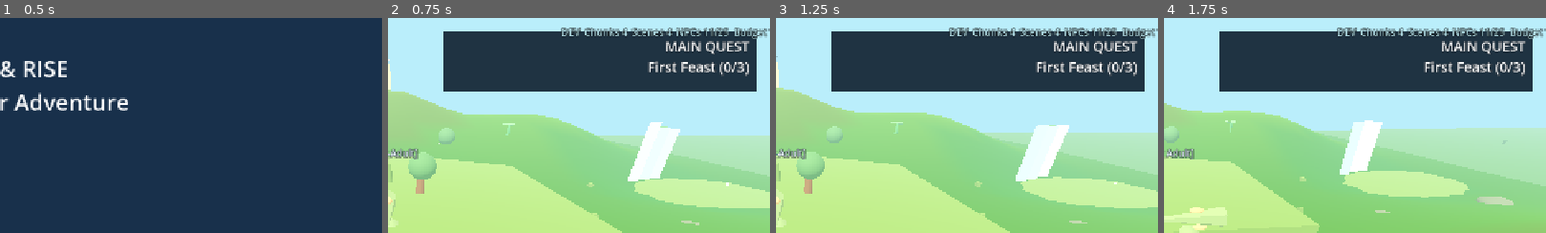
Above: before the commit, frames 1-4 (left to right).
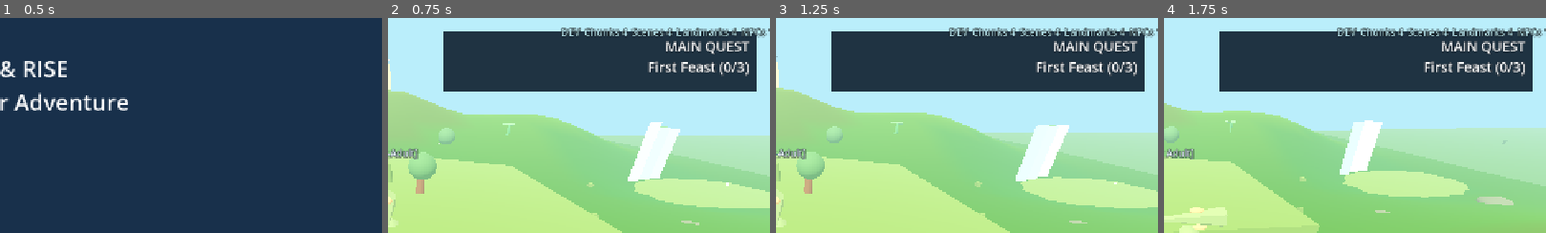
Above: after the commit, the same moments.

Repository: mschalle/Dino-Game
Game: Godot game, scene res://Main.tscn
Two runs of this game, one before a commit and one after it. Both use one fixed random seed, a clock stepped at 60 frames per second and the inputs below.
Inputs (mouse positions are % of the whole screen's width and height, from its top left):
- Up to frame 1 (0.5 s): no input
- Up to frame 2 (0.75 s): click "Play Adventure" at 0.5 s
- Up to frame 3 (1.25 s): no input
- Up to frame 4 (1.75 s): tap Enter (ui_accept) at 1.25, 1.52 s; move the mouse to (72, 45) at 1.27 s; hold D (move_right) from 1.28 s (still down); tap Space (dash) at 1.35 s; click (72, 45) at 1.42 s
The pictures show only the part of the screen within x 50-100%, y 0-50%; the shares and areas given below are measured in that part.

Frame 1 is identical in both runs. In frame 2, 0.6% of the frame differs, in the area x 76-100%, y 4-10%; in frame 3, 0.6%; in frame 4, 0.6%.

Commit message:
Report loaded landmarks in diagnostics

Diff:
--- a/game_hud.gd
+++ b/game_hud.gd
@@ -119,7 +119,7 @@
 	var npc_count := int(metrics.get("npc_count", 0))
 	var average_frame_ms := _average_frame_ms()
 	var performance_warning := "  SLOW" if average_frame_ms > 20.0 else ""
-	diagnostics_label.text = "DEV  Chunks %d  Scenes %d  NPCs %d/25  Budget %.0f%%  %.1fms%s" % [int(metrics.get("active_chunks", 0)), int(metrics.get("loaded_chunk_scenes", 0)), npc_count, float(metrics.get("p …(77 unchanged characters)…
+	diagnostics_label.text = "DEV  Chunks %d  Scenes %d  Landmarks %d  NPCs %d/25  Budget %.0f%%  %.1fms%s" % [int(metrics.get("active_chunks", 0)), int(metrics.get("loaded_chunk_scenes", 0)), int(metrics.get("loaded_landmarks", 0)), npc_count, float(metrics.get("p …(77 unchanged characters)…
 	diagnostics_label.modulate = Color("#ffcf70") if npc_count >= 20 or average_frame_ms > 20.0 else Color("#b8e6ef")
 
 func record_frame_time(delta: float) -> void:
--- a/tests/run_tests.gd
+++ b/tests/run_tests.gd
@@ -397,6 +397,7 @@
 	var metrics := manager.runtime_metrics(root)
 	_check(int(metrics.get("active_chunks", 0)) > 0, "Runtime metrics should report active chunks")
 	_check(int(metrics.get("population_budget", 0)) >= 1, "Runtime metrics should report population budget")
+	_check(int(metrics.get("loaded_landmarks", 0)) >= 0, "Runtime metrics should report loaded landmarks")
 	manager.set_respawn_cooldown("redstone_badlands", 5.0)
 	manager.tick_respawn_cooldowns(2.0)
 	_check(is_equal_approx(manager.get_respawn_cooldown("redstone_badlands"), 3.0), "Chunk respawn cooldown should tick down")
--- a/world_stream_manager.gd
+++ b/world_stream_manager.gd
@@ -129,6 +129,7 @@
 	return {
 		"active_chunks": active_ids.size(),
 		"loaded_chunk_scenes": scene_instances.size(),
+		"loaded_landmarks": active_landmark_positions().size(),
 		"npc_count": npc_count,
 		"population_budget": total_budget,
 		"population_utilization": float(npc_count) / float(maxi(1, total_budget))
Not shown, changed: PROJECT_PLAN.md
